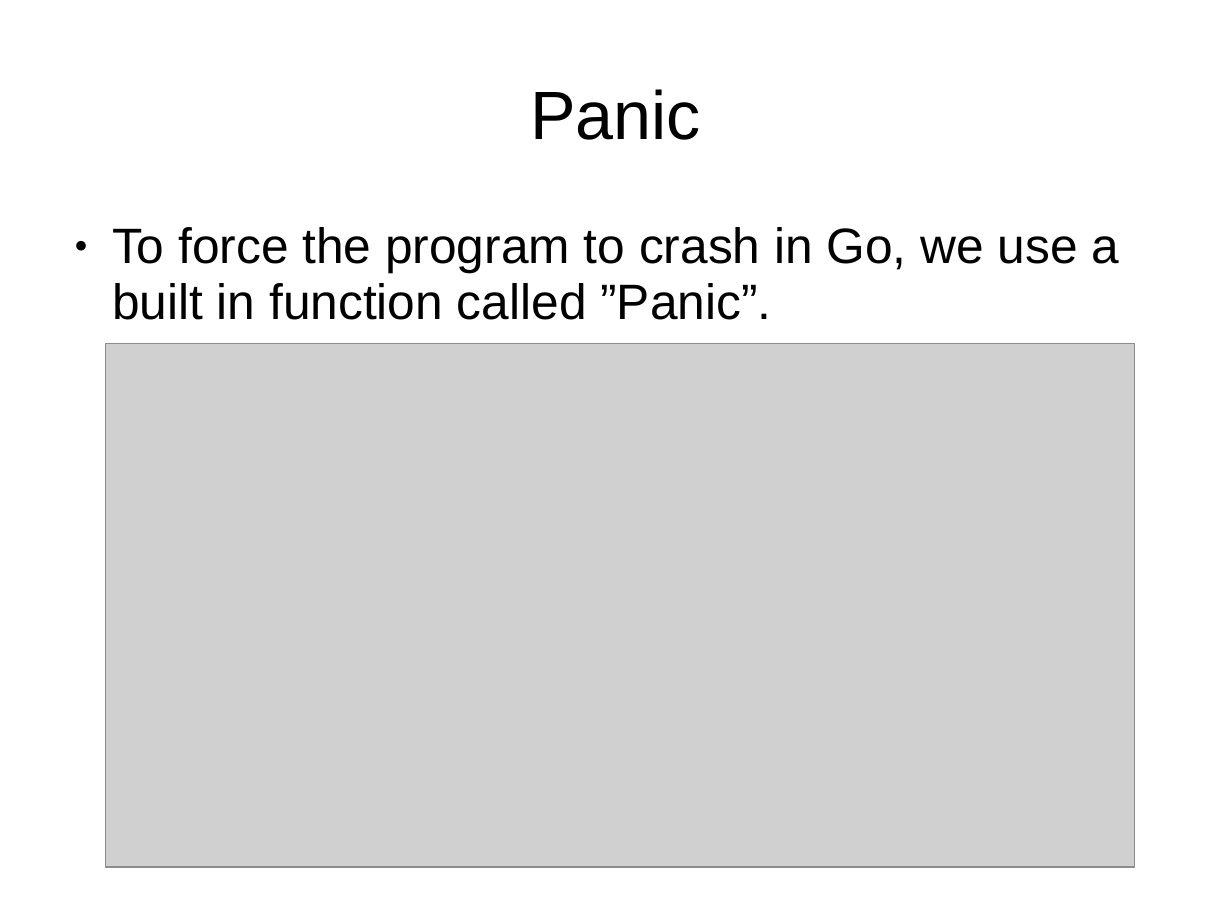
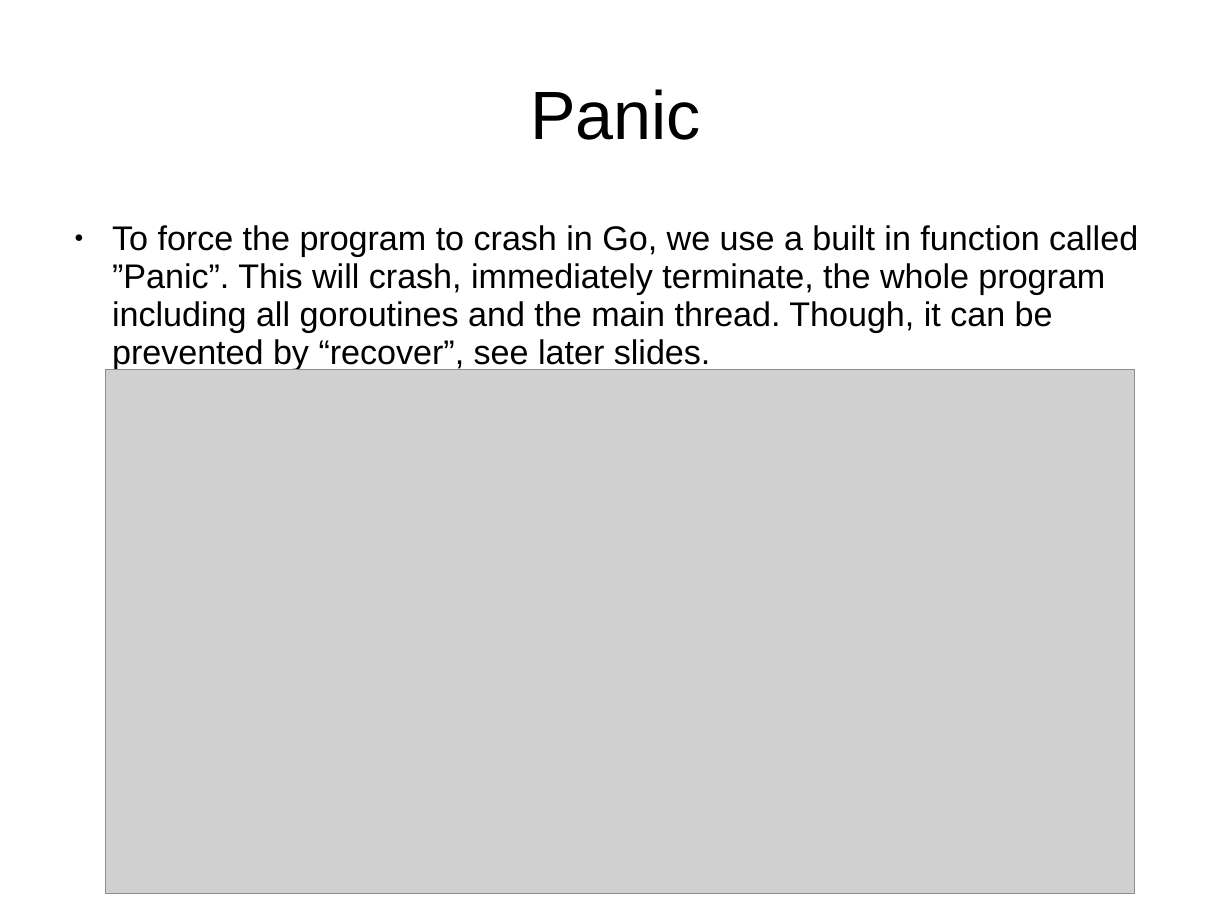
Before and after one commit to smicker/go_course, a slide deck: slide 35 of Golang genomgång.ppt. Drawn at 1232x924 pixels with LibreOffice and Linux fonts; fonts in the diff are those of the drawing; grey boxes stand for pictures; background and template pictures are left out. Boxes give left, top, right and bottom in pixels: in the first picture for what was removed or moved away, otherwise in the second. Text is boxed around its words. In the diff, an @@ line names an element or a change of style, - is before the commit and + after.

```diff
--- a/Golang genomgång.ppt
+++ b/Golang genomgång.ppt
@@ text at <box>112,225,1138,371</box>: text changed; size 32 to 22 pt @@
-● To force the program to crash in Go, we use a built in function called ”Panic”.
+● To force the program to crash in Go, we use a built in function called ”Panic”. This will crash, immediately terminate, the whole program including all goroutines and the main thread. Though, it can be prevented by “recover”, see later slides.
@@ picture: place and size @@
-picture at <box>105,343,1135,868</box>
+picture at <box>105,370,1135,894</box>
```
Also in this commit, not shown: 7 other slides changed, 1 slide added, 1 slide removed, 1 other file.
